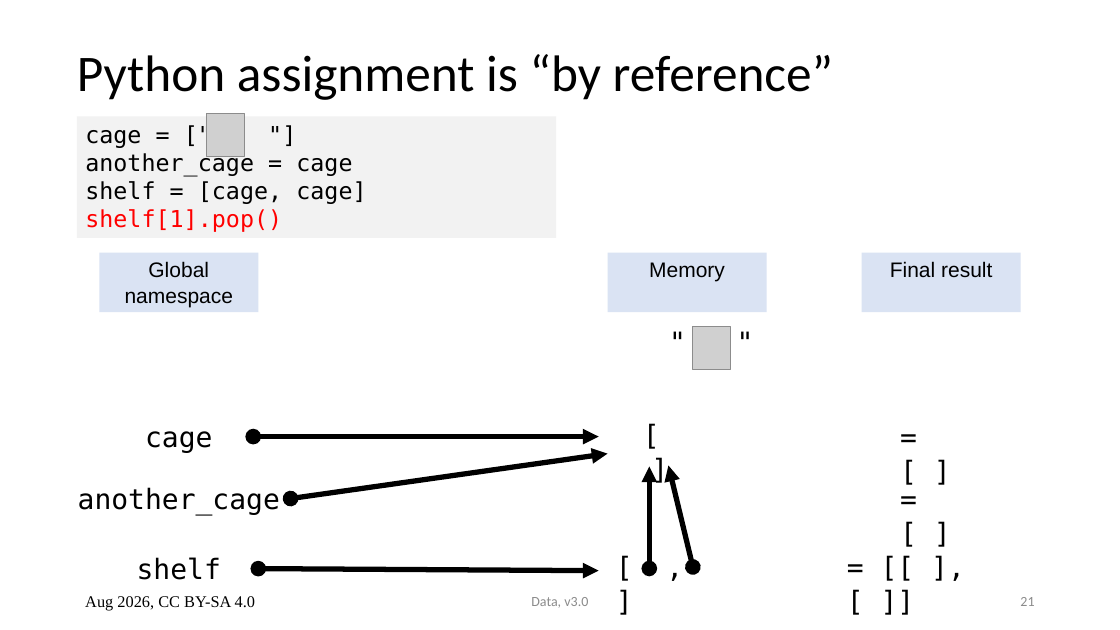
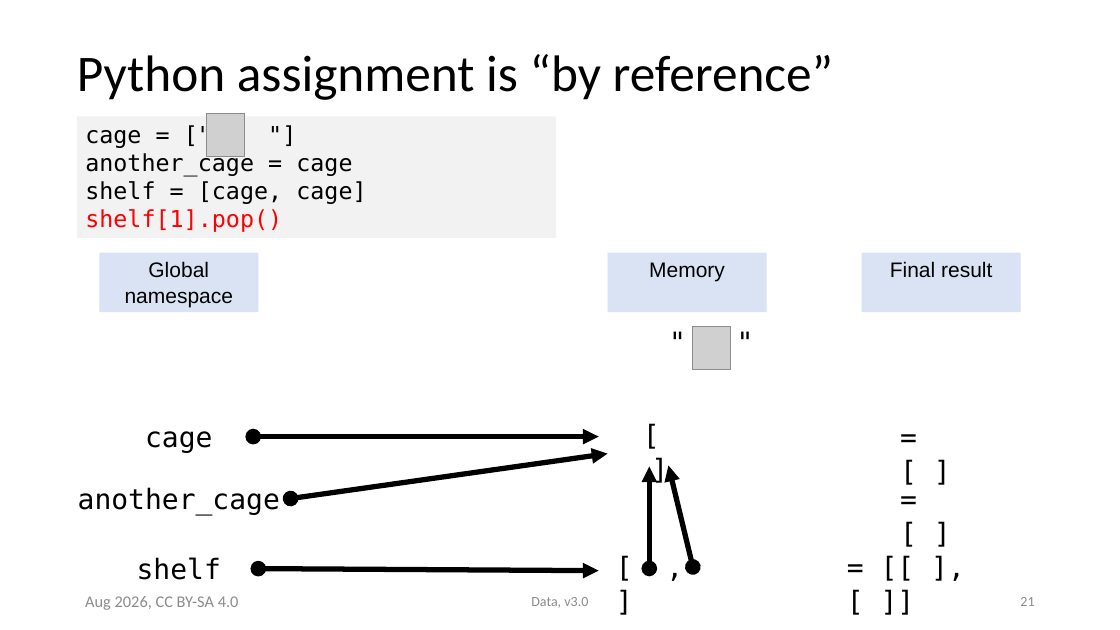
Before and after one commit to ASPP/data_class, a slide deck: slide 21 of numpy.pptx. Drawn at 1120x630 pixels with LibreOffice and Linux fonts; fonts in the diff are those of the drawing; grey boxes stand for pictures. Boxes give left, top, right and bottom in pixels: in the first picture for what was removed or moved away, otherwise in the second. Text is boxed around its words. In the diff, an @@ line names an element or a change of style, - is before the commit and + after.

```diff
--- a/numpy.pptx
+++ b/numpy.pptx
@@ text "Aug 2026, CC BY-SA 4.0" at bbox=[85, 596, 239, 610]: font Times New Roman to Calibri, text colour #000000 to #8B8B8B @@
```
Also in this commit, not shown: 9 other slides changed.
